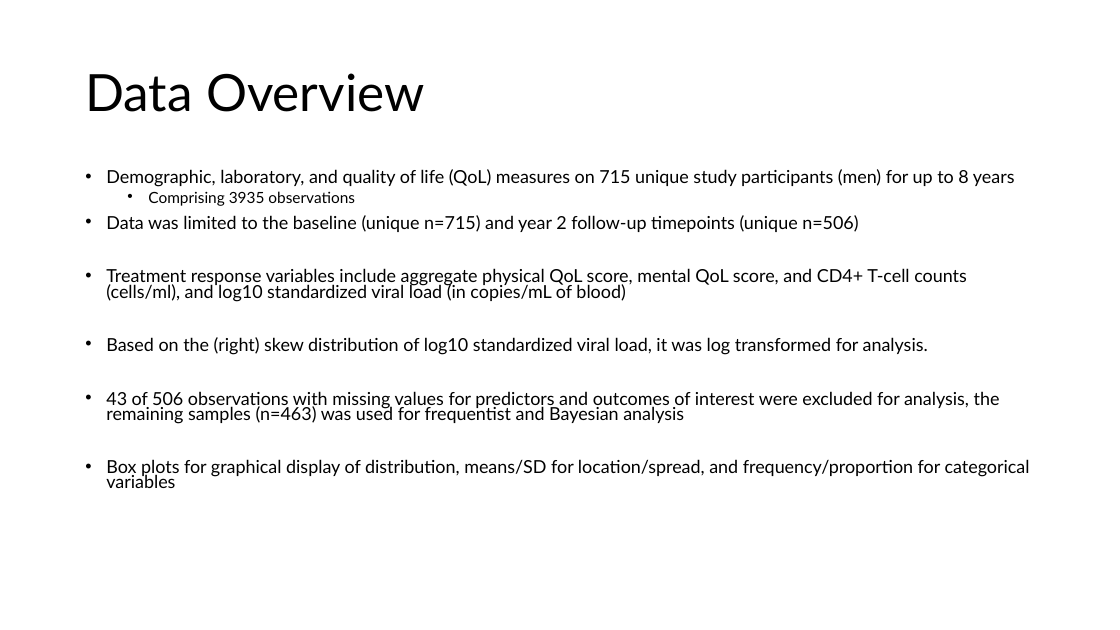
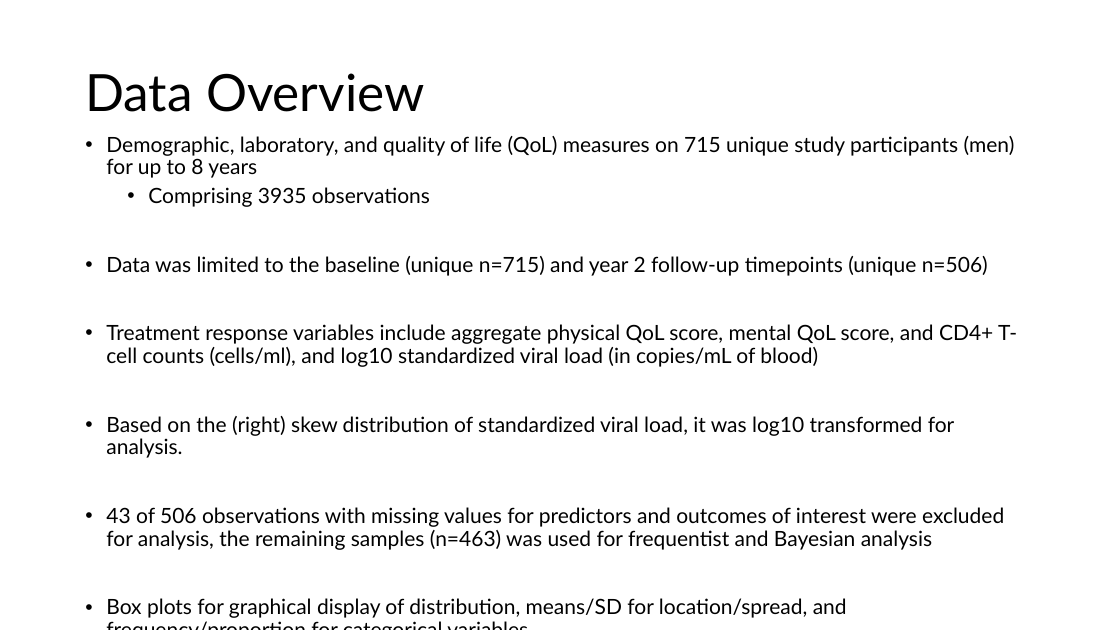
Before and after one commit to yemiaj/BIOS6624, a slide deck: slide 3 of Project1/Reports/Jegede_project1_slides.pptx. Drawn at 1120x630 pixels with LibreOffice and Linux fonts; fonts in the diff are those of the drawing. Boxes give left, top, right and bottom in pixels: in the first picture for what was removed or moved away, otherwise in the second. Text is boxed around its words. In the diff, an @@ line names an element or a change of style, - is before the commit and + after.

```diff
--- a/Project1/Reports/Jegede_project1_slides.pptx
+++ b/Project1/Reports/Jegede_project1_slides.pptx
@@ text "Demographic, laboratory, and quality of ...": place and size @@
-text "Demographic, laboratory, and quality of ..." at [106, 169, 1030, 488]
+text "Demographic, laboratory, and quality of ..." at [106, 136, 1017, 618]
@@ text at [106, 136, 1017, 618]: size 15.4 to 18 pt in "Demographic, laboratory, and quality of life (QoL) ...", "Data was limited to the baseline (unique ...", "Treatment response variables include aggregate physical QoL ...", "43 of 506 observations with missing values ..." and 1 more places; size 13.2 to 18 pt in "Comprising 3935 observations"; line spacing 0.7 to 0.9 @@
@@ text at [106, 416, 955, 458]: text changed; size 15.4 to 18 pt @@
-• Based on the (right) skew distribution of log10 standardized viral load, it was log transformed for analysis.
+• Based on the (right) skew distribution of standardized viral load, it was log10 transformed for analysis.
```
Also in this commit, not shown: 4 other slides changed, 1 other file.
